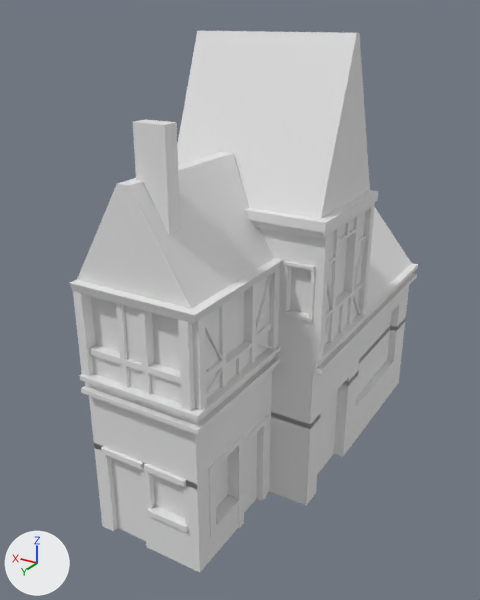
An edit to the Blender file BlendFiles/0_building.blend, drawn before and after from the same camera.
The view is the same before and after, from a camera (50 mm lens) standing at (-12.2, 13.9, 16.0) and looking at (-0.9, -4.8, 6.6). The lights are fixed; the arrows at lower left show +X, +Y and +Z. The first picture is the older version.

Script lines for the objects in view, before the commit:
```python
me_cube_001 = bpy.data.meshes.new('Cube.001')
me_cube_001.from_pydata(...)  # 14 vertices, 13 faces; spans x -3.0..1.0, y -4.0..1.0, z -1.0..2.0
me_cube_002 = bpy.data.meshes.new('Cube.002')
me_cube_002.from_pydata(...)  # 20 vertices, 16 faces; spans x -1.0..0.0, y -0.5..0.0, z -0.3..2.5
me_cube_003 = bpy.data.meshes.new('Cube.003')
me_cube_003.from_pydata([(-4.5, -3.0, -1.0), (-4.5, 1.0, -1.0), (-4.5, -1.1, 4.0), (1.0, -3.0, -1.0), (1.0, -1.1, 4.0), (1.0, 1.0, -1.0), (1.0, -0.9, 4.0), (-4.5, -0.9, 4.0)], [], [(7, 2, 4, 6), (0, 2, 7, 1), (3, 4, 2, 0), (5, 6, 4, 3), (1, 5, 3, 0), (1, 7, 6, 5)])
me_cube_005 = bpy.data.meshes.new('Cube.005')
me_cube_005.from_pydata(...)  # 720 vertices, 679 faces; spans x -4.8..1.0, y -13.5..1.3, z 0.0..6.0
ob_bildingbase_001 = bpy.data.objects.new('BildingBase.001', me_cube_005)
ob_bildingbase_001.location = (0.0, 0.0, 0.0)
ob_chimney = bpy.data.objects.new('Chimney', me_cube_002)
ob_chimney.location = (-2.0, 0.0, 11.0)
ob_chimney.rotation_euler = (0.0, 0.0, 3.142)  # degrees (0, 0, 180)
ob_roof1 = bpy.data.objects.new('Roof1', me_cube_001)
ob_roof1.location = (0.0, 0.0, 10.0)
ob_roof2 = bpy.data.objects.new('Roof2', me_cube_003)
ob_roof2.location = (0.0, -4.5, 11.5)
# also in view: 'BildingBase' at (-1.9, -3.1, 8.2); 'Roof3' at (-1.8, -10.5, 7.5)
```
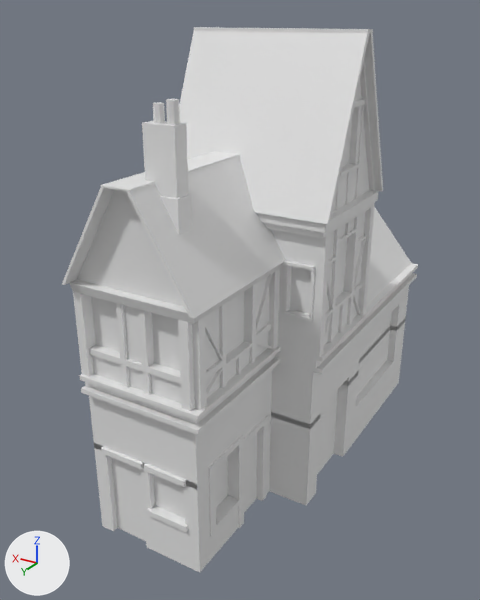
What the commit changed:
me_cube_001 is used by ob_roof1; location (0.0, 0.0, 10.0).
me_cube_001 had 14 vertices, 13 faces and spanned x -3.0..1.0, y -4.0..1.0, z -1.0..2.0.
me_cube_001 now has 56 vertices, 56 faces and spans x -3.5..1.0, y -4.0..1.5, z -1.0..2.05.
me_cube_001 part 1: 5 vertices moved from x -3.0..-1.2, y -4.0..1.0, z -1.0..2.0 to x -3.5..-0.77, y -4.0..1.0, z -1.0..2.05; 2 vertices removed from x -3.0..-1.2, y 1.0, z -1.0..2.0; 44 vertices added at x -3.5..1.0, y -4.0..1.5, z -1.0..2.05.
me_cube_003 is used by ob_roof2; location (0.0, -4.5, 11.5).
me_cube_003 had 8 vertices, 6 faces and spanned x -4.5..1.0, y -3.0..1.0, z -1.0..4.0.
me_cube_003 now has 228 vertices, 203 faces, 6 loose edges and spans x -4.9..1.0, y -3.2..1.4, z -1.0..4.1.
me_cube_003 part 2: 5 vertices removed from x -4.5..1.0, y -3.0..1.0, z -1.0..4.0; 225 vertices added at x -4.9..1.0, y -3.2..1.4, z -1.0..4.1.
me_cube_002 is used by ob_chimney; location (-2.0, 0.0, 11.0); rotation (0.0, 0.0, 3.142), in degrees (0, 0, 180).
me_cube_002 had 20 vertices, 16 faces and spanned x -1.0..0.0, y -0.5..0.0, z -0.3..2.5.
me_cube_002 now has 136 vertices, 116 faces and spans x -1.0..0.05, y -0.55..0.05, z -0.3..3.08.
me_cube_002 part 3: a new loose piece of 24 vertices spanning x -0.79..-0.51, y -0.39..-0.11, z 2.43..2.97.
me_cube_002 part 4: a new loose piece of 24 vertices spanning x -0.37..-0.05, y -0.41..-0.09, z 2.42..3.08.
me_cube_002 part 5: 68 vertices added at x -1.0..0.05, y -0.55..0.05, z -0.3..2.5.
Object 'Roof1' (ob_roof1) moves from (0.0, 0.0, 10.0) to (0.1, 0.0, 10.0).
Object 'Chimney' (ob_chimney) moves from (-2.0, 0.0, 11.0) to (-2.3, 0.0, 11.0).

Location of each change, (x1, y1, x2, y2) in pixels of the pictures (480 x 600 px):
'Roof2', reshaped
    before: (177, 31, 370, 219)
    after: (179, 27, 383, 224)
'Roof1', reshaped, moved (14% wider, 7% taller)
    before: (77, 152, 274, 309)
    after: (62, 151, 286, 319)
'Chimney', reshaped, moved (6% wider, 18% taller)
    before: (133, 119, 180, 234)
    after: (142, 99, 192, 235)
part 1 of me_cube_001, built on
    before: (77, 153, 274, 309)
    after: (62, 152, 286, 319)
part 3 of me_cube_002, added
    after: (153, 102, 165, 123)
part 4 of me_cube_002, added
    after: (166, 99, 180, 125)
part 5 of me_cube_002, added
    after: (142, 120, 192, 235)
